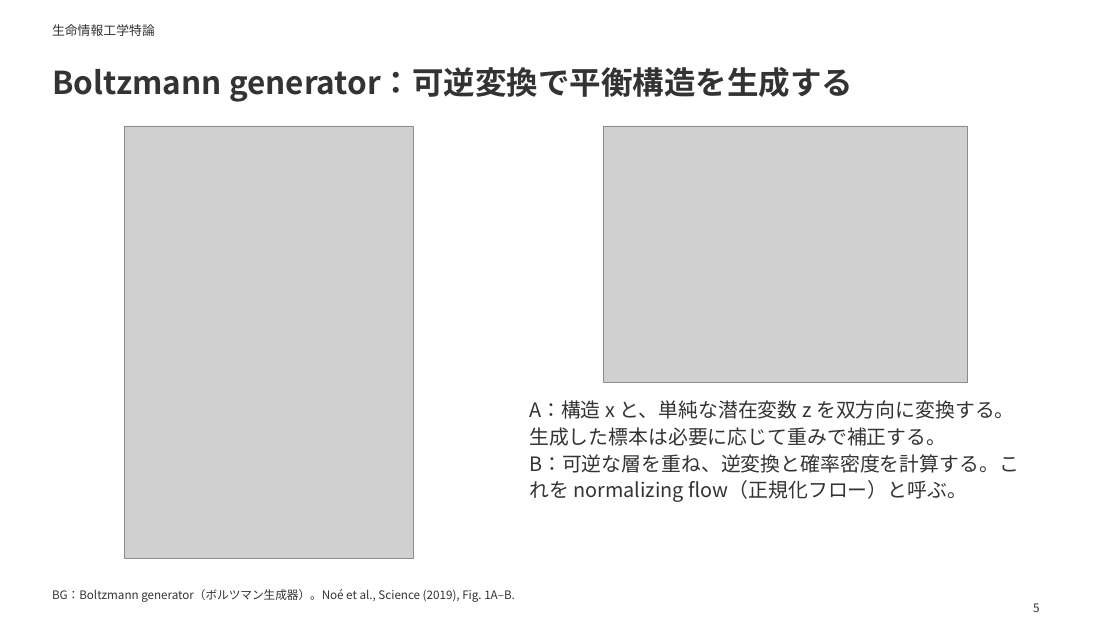
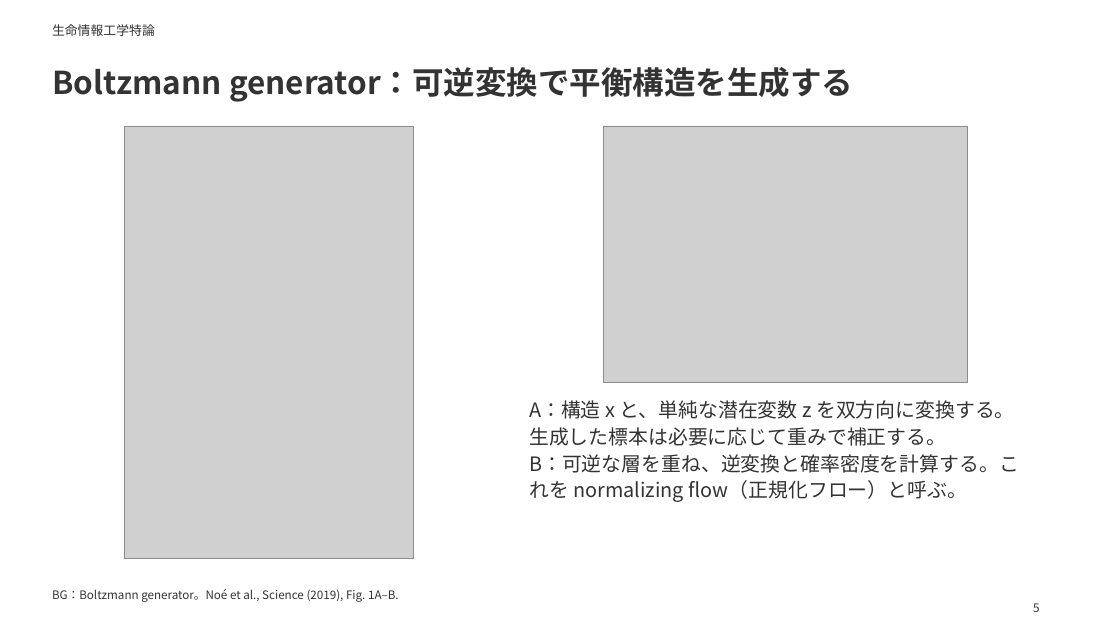
Before and after one commit to matsunagalab/lecture_bioinfo, a slide deck: slide 5 of 13_構造集団を生成するAI/13_構造集団を生成するAI.pptx. Drawn at 1120x630 pixels with LibreOffice and Linux fonts; fonts in the diff are those of the drawing; grey boxes stand for pictures. Boxes give left, top, right and bottom in pixels: in the first picture for what was removed or moved away, otherwise in the second. Text is boxed around its words. In the diff, an @@ line names an element or a change of style, - is before the commit and + after.

```diff
--- a/13_構造集団を生成するAI/13_構造集団を生成するAI.pptx
+++ b/13_構造集団を生成するAI/13_構造集団を生成するAI.pptx
@@ text at [52, 589, 399, 602]: text changed @@
-BG：Boltzmann generator（ボルツマン生成器）。Noé et al., Science (2019), Fig. 1A–B.
+BG：Boltzmann generator。Noé et al., Science (2019), Fig. 1A–B.
```
Also in this commit, not shown: 13 other slides changed, 27 other files.
